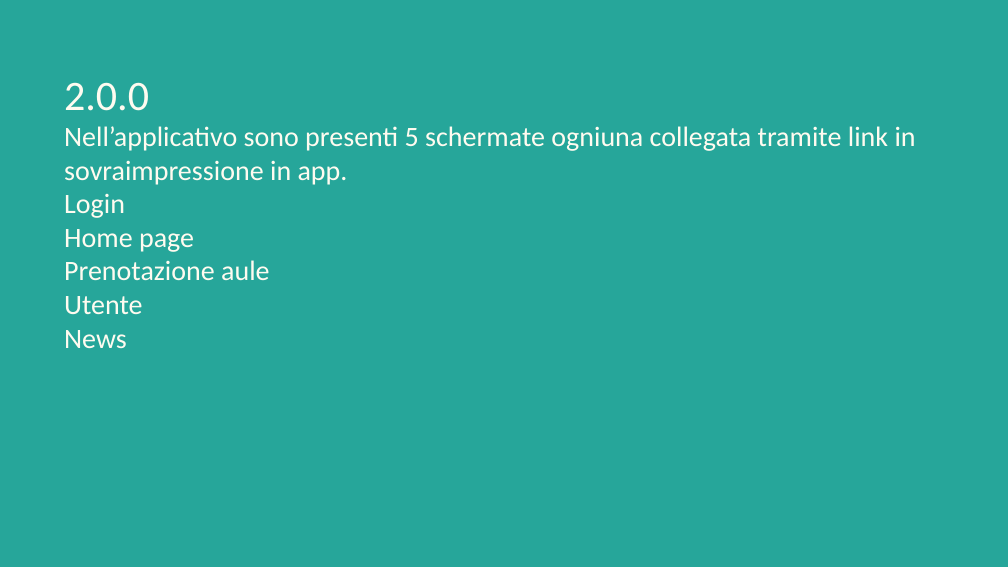
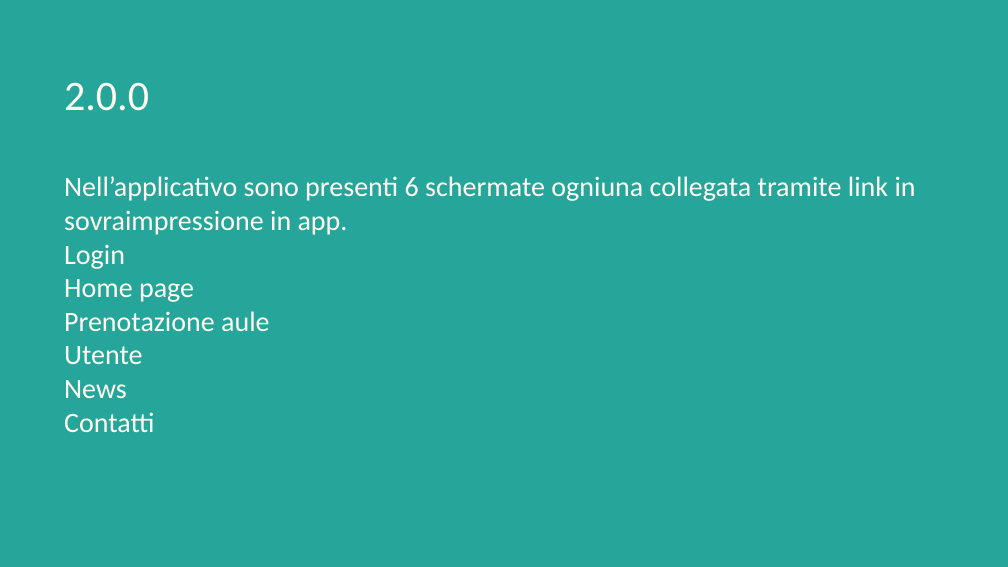
Before and after one commit to Giulia248/UniBookMi, a slide deck: slide 14 of others/Relazione UniBookMi.pptx. Drawn at 1008x567 pixels with LibreOffice and Linux fonts; fonts in the diff are those of the drawing. Boxes give left, top, right and bottom in pixels: in the first picture for what was removed or moved away, otherwise in the second. Text is boxed around its words. In the diff, an @@ line names an element or a change of style, - is before the commit and + after.

```diff
--- a/others/Relazione UniBookMi.pptx
+++ b/others/Relazione UniBookMi.pptx
@@ title at <box>64,82,916,432</box>: text changed @@
-2.0.0
-Nell’applicativo sono presenti 5 schermate ogniuna collegata tramite link in sovraimpressione in app.
-Login
-Home page
-Prenotazione aule
-Utente
-News
+2.0.0
+Nell’applicativo sono presenti 6 schermate ogniuna collegata tramite link in sovraimpressione in app.
+Login
+Home page
+Prenotazione aule
+Utente
+News
+Contatti
```
Also in this commit, not shown: 8 other slides changed, 1 other file.
